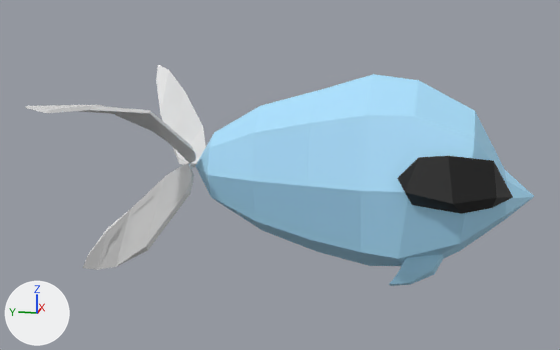
Renders of the glTF model animated-fish-simple.glb from each side of a commit.
Both versions are drawn from a camera (50 mm lens) standing at (-1.609, -0.123, 0.387) and looking at (-0.014, 0.196, -0.012). Lighting does not change. The marker at lower left points along +X, +Y and +Z. Where no turn or scale is listed for an object, it has been applied to the vertices.
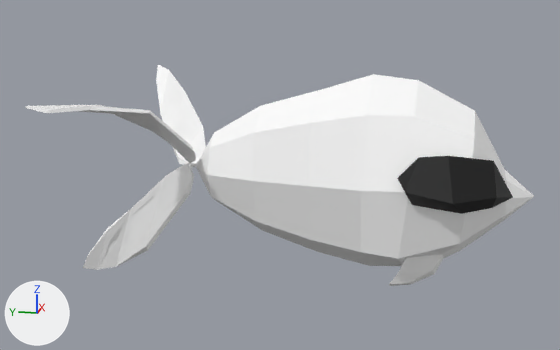
Pixel boxes (x1, y1, x2, y2) of what changed, in the pictures (560 x 350 px):
```json
{"object": "Sphere", "change": "recoloured", "before": [196, 74, 534, 286], "after": [196, 74, 534, 286], "on screen": "blue to white"}
```

Scene script edits in JSON lines:
```json
{"op": "set", "path": "mat_material_001.base_color", "old": "(0.41, 0.762, 1.0)", "new": "(1.0, 1.0, 1.0)", "note": "blue #ace2ff -> white #ffffff"}
```
